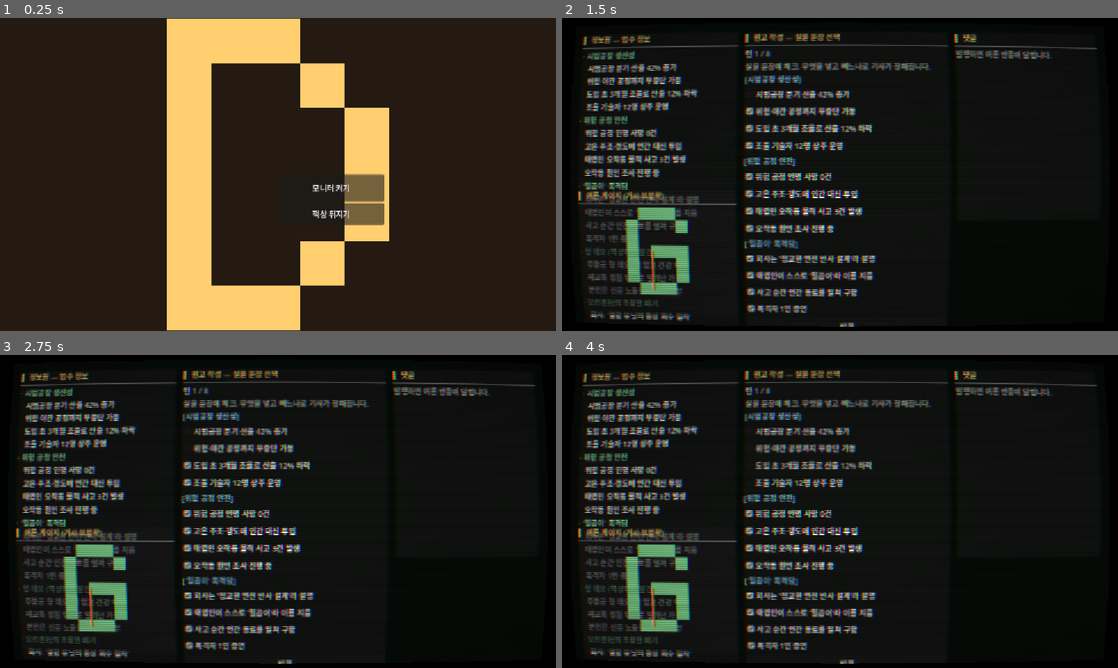
Above: before the commit, frames 1-4 (two rows, left to right).
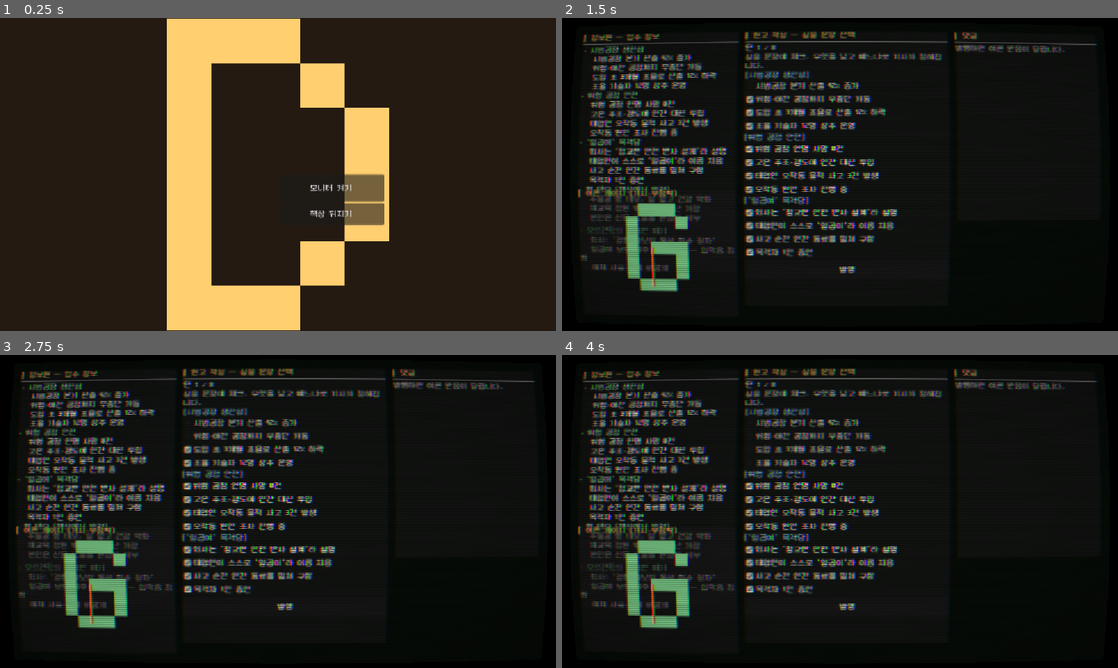
Above: after the commit, the same moments.

Repository: JiwonKim-kr/artificer-pipeline
Game: Godot game, scene res://scenes/main.tscn
The game is run twice, just before and just after one commit, with the same random seed, the same clock (stepped at 60 frames per second) and the same inputs.
Inputs:
- Up to frame 1 (0.25 s): no input
- Up to frame 2 (1.5 s): click "모니터 켜기" at 0.5 s; click "시범공장 분기 산출 42% 증가" at 1.25 s
- Up to frame 3 (2.75 s): click "위험·야간 공정까지 무중단 가동" at 2 s
- Up to frame 4 (4 s): click "도입 초 3개월 조율로 산출 12% 하락" at 2.75 s; click "조율 기술자 12명 상주 운영" at 3.5 s

The runs differ from the first frame. In frame 1, 0.3% of the frame differs, in the area x 55-64%, y 53-65%; in frame 2, 24%, in the area x 2-97%, y 4-99%; in frame 3, 24%; in frame 4, 23%.

Commit message:
[play build] 웹 빌드 한글 폰트 번들 + Pages 배포 워크플로 (제출 블로커 해소)
phase-c 게임을 실제 웹 export 해 브라우저 실측: 턴 루프 end-to-end 동작
(데스크→CRT OS 3창→문장 취사→발행→댓글 4세그먼트+턴 증가), CRT 후처리 웹 렌더,
콘솔 에러 0. 단 하나의 블로커 = 한글 전면 두부(□).

원인: 웹 export 에는 시스템 폰트 폴백이 없어 Godot 기본 폰트(한글 미포함)가
그대로 노출. 로컬 에디터는 macOS 폴백이 가려줘 발견이 늦었다.

- assets/fonts/neodgm.ttf: Neo둥근모 v1.541 (OFL-1.1, 651,044B) 번들.
  90년대 한국 터미널 글꼴 — CRT 미학 정합 + 전송량 부담 미미(gzip 9.05→9.14MB).
  OFL 요구대로 라이선스 텍스트 동봉(제출물 컴플라이언스).
- project.godot: gui/theme/custom_font 지정 + 픽셀 폰트 안티앨리어싱 off.
  재-export 실측으로 데스크·CRT 화면 한글 렌더 확인.
- .github/workflows/deploy-web.yml: GitHub Pages 배포(수동 트리거).
  Godot 바이너리·export 템플릿(1.17GB) 캐시, upload-pages-artifact→deploy-pages.
  선행: Settings→Pages Source="GitHub Actions" (사람 1회).
- conventions.md: 폰트 규칙(라이선스 동봉·번들 폰트 커버리지) 추가.
- web-export.md: 게임 빌드 실측 기록(폰트 교훈·UI 겹침 이슈·FPS 미결) 갱신.

Co-Authored-By: Claude Fable 5 <noreply@anthropic.com>

Diff:
--- a/project.godot
+++ b/project.godot
@@ -33,6 +33,15 @@
 renderer/rendering_method="gl_compatibility"
 renderer/rendering_method.mobile="gl_compatibility"
 
+[gui]
+
+; 웹 export 에는 시스템 폰트 폴백이 없어 Godot 기본 폰트(한글 미포함)가 그대로 쓰인다
+; → 한글 전면 두부(□). 로컬 에디터는 macOS 시스템 폴백으로 가려져 있던 문제.
+; Neo둥근모(OFL-1.1, 0.62MB)를 기본 폰트로 번들한다 — CRT 터미널 미학과 정합.
+; 픽셀 폰트이므로 안티앨리어싱 off. 실측 기록: docs/web-export.md
+theme/custom_font="res://assets/fonts/neodgm.ttf"
+theme/default_font_antialiasing=0
+
 [display]
 
 ; 1턴 슬라이스 디자인 해상도(16:9) + 스트레치. 배경 3:2는 이후 16:9 재작업(웹 export 정합).
Binary file added: assets/fonts/neodgm.ttf
Not shown, added: assets/fonts/neodgm_ofl_license.txt
Not shown, added: .github/workflows/deploy-web.yml
Not shown, changed: docs/conventions.md
Not shown, changed: docs/web-export.md
